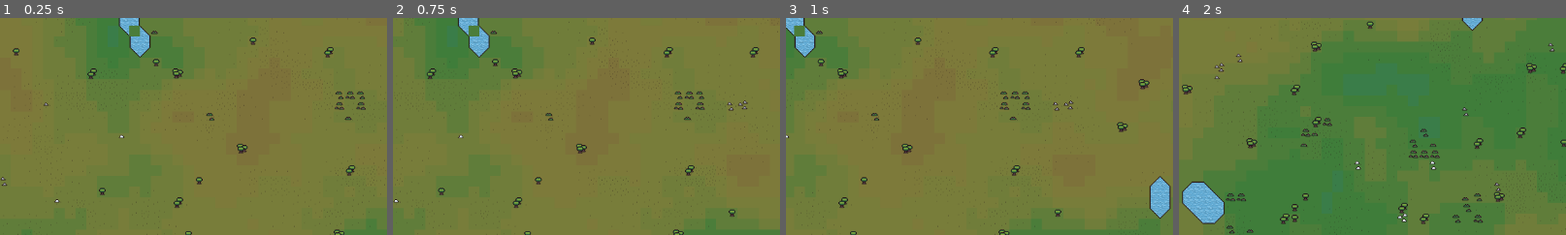
Above: before the commit, frames 1-4 (left to right).
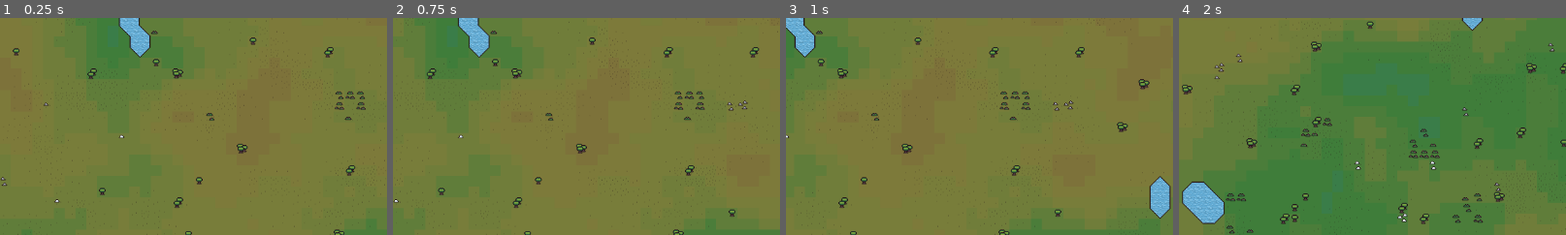
Above: after the commit, the same moments.

Repository: ZouRoung/blitz-kingdoms
Game: Godot game, scene res://OBJECTS/world_gen.tscn
Two runs of this game, one before a commit and one after it. Both use one fixed random seed, a clock stepped at 60 frames per second and the inputs below.
Inputs (mouse positions are % of the whole screen's width and height, from its top left):
- Up to frame 1 (0.25 s): no input
- Up to frame 2 (0.75 s): tap Enter at 0.5 s; move the mouse to (72, 45) at 0.52 s; hold D (right) from 0.53 s (still down); click (72, 45) at 0.67 s
- Up to frame 3 (1 s): keep holding D (right)
- Up to frame 4 (2 s): move the mouse to (30, 55) at 1.27 s; release D (right) at 1.28 s; hold S (down) from 1.28 s (still down)
The pictures show only the part of the screen within x 1-51%, y 50-100%; the shares and areas given below are measured in that part.

The runs differ from the first frame. In frame 1, 0.1% of the frame differs, in the area x 33-37%, y 3-9%; in frame 2, 0.1%; in frame 3, 0.1%, in the area x 2-6%, y 3-9%; in frame 4, nothing differs.

Commit message:
fix waterTileMap add new tiles

Diff:
--- a/OBJECTS/world_gen.tscn
+++ b/OBJECTS/world_gen.tscn
@@ -79,6 +79,11 @@
 19:11/0 = 0
 20:11/0 = 0
 21:11/0 = 0
+22:11/0 = 0
+23:11/0 = 0
+24:11/0 = 0
+25:11/0 = 0
+26:11/0 = 0
 
 [sub_resource type="TileSet" id="TileSet_ik2su"]
 sources/0 = SubResource("TileSetAtlasSource_cxs8o")
